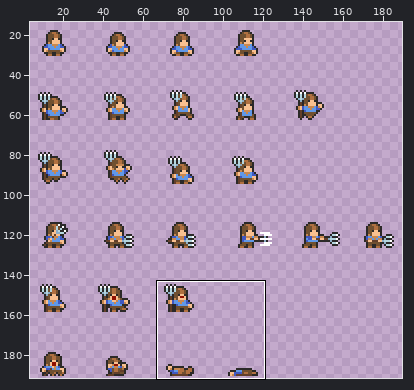
Two states of a sprite sheet, assets/sprites/MiniPeasant.png. Above, an overview of the earlier version with the close-up marked.
Close-up. Earlier state:
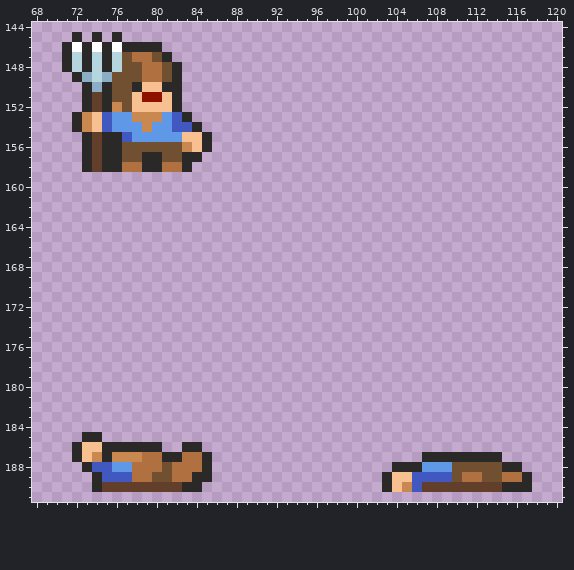
The file is 192x192 pixels. Shown: x 68..120, y 144..191. The wide view leaves out empty margins. The commit also changed other parts of the picture, which this record leaves out.
The result:
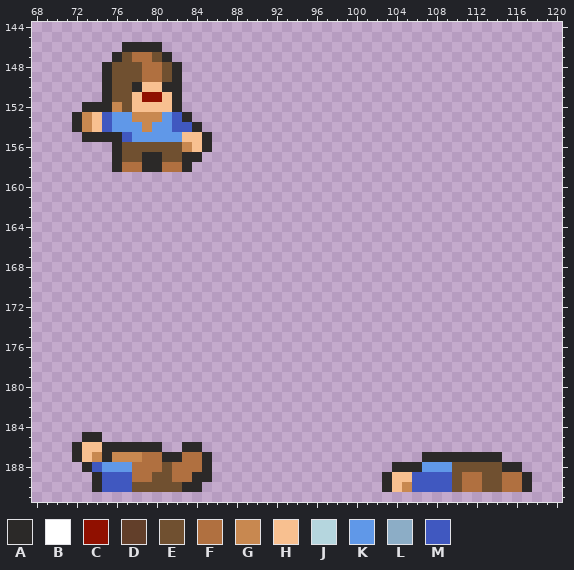
Palette (. is transparent): A #2b2928  B #ffffff  C #901000  D #623f2a  E #705030  F #b07040  G #c88850  H #f8c090  J #b5d6de  K #6098e8  L #8cadc6  M #4058c0
The exact change:
{"y":145,"x":72,"old":"A","new":"."}
{"y":145,"x":74,"old":"A","new":"."}
{"y":145,"x":76,"old":"A","new":"."}
{"y":146,"x":71,"old":"ABABAB","new":"......"}
{"y":147,"x":71,"old":"AJAJAJ","new":".....A"}
{"y":148,"x":71,"old":"AJAJ","new":"...."}
{"y":148,"x":76,"old":"J","new":"E"}
{"y":149,"x":72,"old":"ALJL","new":"...A"}
{"y":150,"x":73,"old":"AL","new":".."}
{"y":151,"x":73,"old":"AD","new":".."}
{"y":152,"x":74,"old":"D","new":"A"}
{"y":155,"x":74,"old":"D","new":"A"}
{"y":156,"x":73,"old":"ADA","new":"..."}
{"y":157,"x":73,"old":"ADA","new":"..."}
{"y":158,"x":73,"old":"ADA","new":"..."}
{"y":188,"x":75,"old":"M","new":"K"}
{"y":190,"x":75,"old":"DDDDDDDD","new":"MMMEEEEE"}
{"y":190,"x":107,"old":"DDDDDDDDAA","new":"MMMEFFEEFF"}
